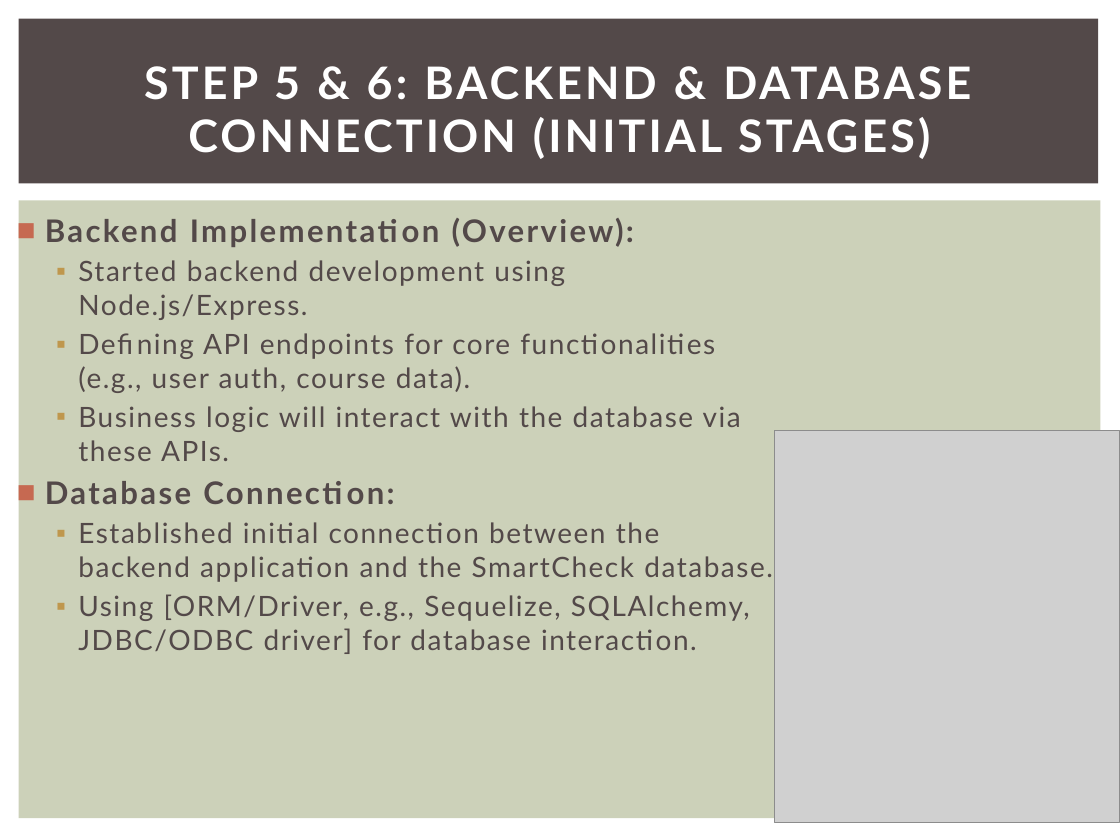
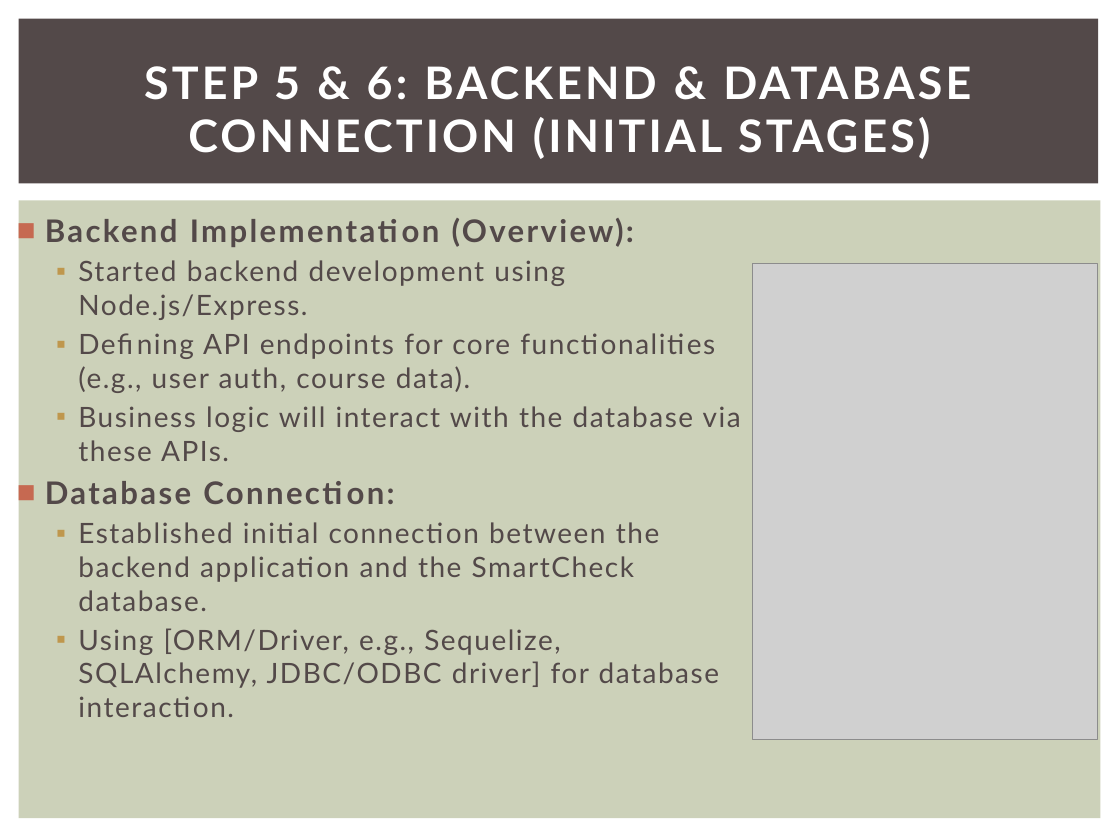
Before and after one commit to kc505/CEF440_2025_GROUP12, a slide deck: slide 10 of Task_6_BackEnd/Task6_SmartCheckDatabase.pptx (slide 9 before the commit). Drawn at 1120x840 pixels with LibreOffice and Linux fonts; fonts in the diff are those of the drawing; grey boxes stand for pictures. Boxes give left, top, right and bottom in pixels: in the first picture for what was removed or moved away, otherwise in the second. Text is boxed around its words. In the diff, an @@ line names an element or a change of style, - is before the commit and + after.

```diff
--- a/Task_6_BackEnd/Task6_SmartCheckDatabase.pptx
+++ b/Task_6_BackEnd/Task6_SmartCheckDatabase.pptx
@@ text "Backend Implementation (Overview):" rewrapped from [45, 218, 773, 654] to [45, 218, 741, 717] @@
@@ picture: place and size @@
-picture at [775, 430, 1120, 822]
+picture at [753, 263, 1098, 739]
```
Also in this commit, not shown: 7 other slides changed, 1 slide added.
